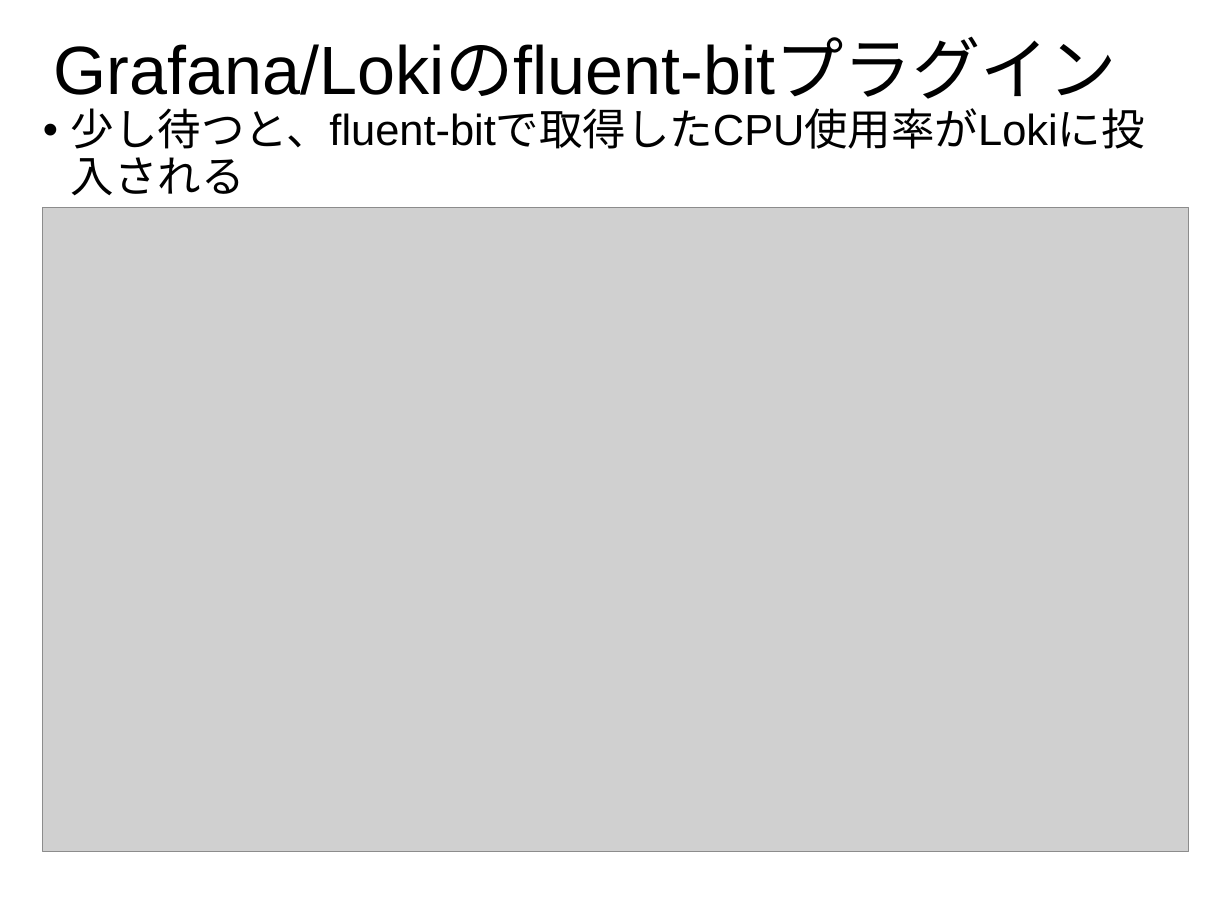
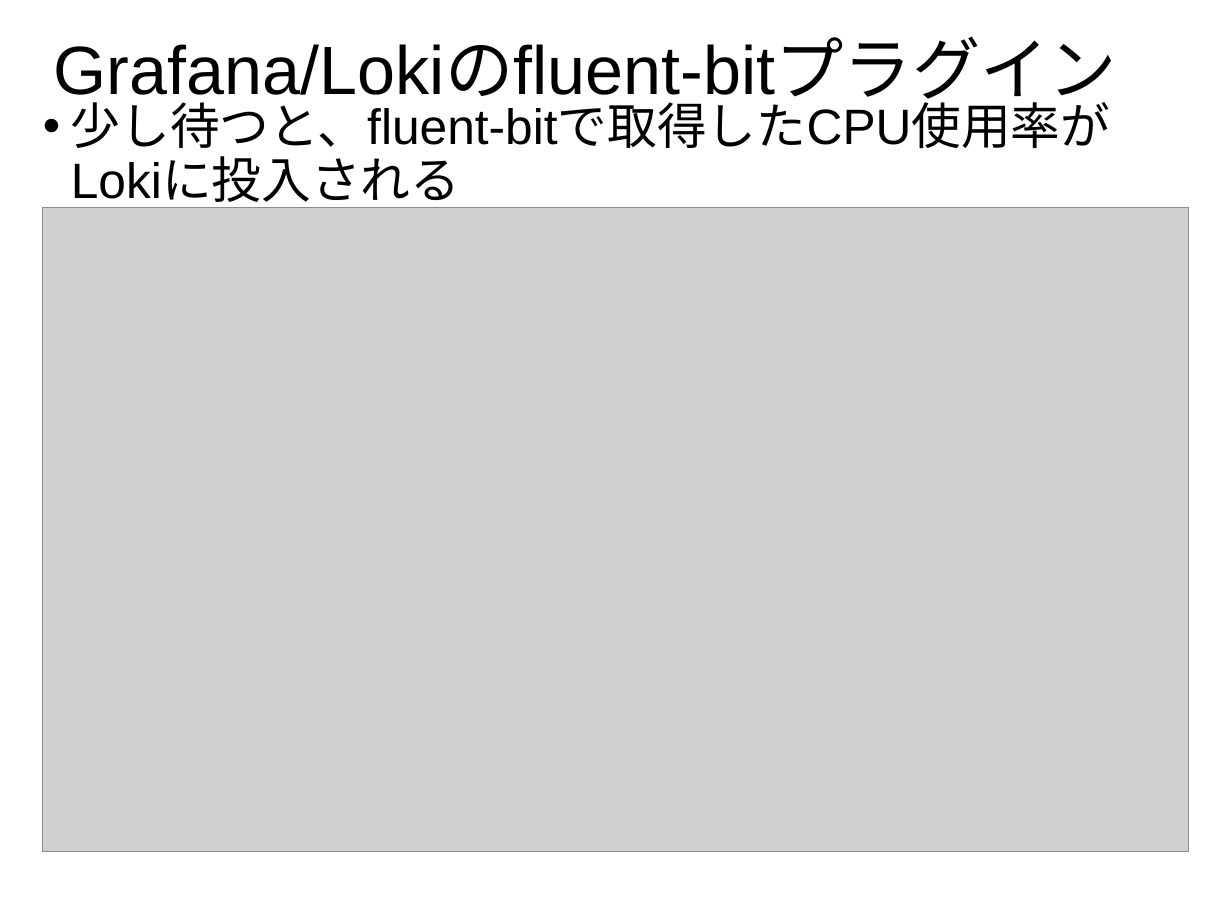
Before and after one commit to cosmo0920/prometheus_meetup_slide_20200115, a slide deck: slide 23 of Prometheus_meetup_slide.pptx. Drawn at 1232x924 pixels with LibreOffice and Linux fonts; fonts in the diff are those of the drawing; grey boxes stand for pictures; background and template pictures are left out. Boxes give left, top, right and bottom in pixels: in the first picture for what was removed or moved away, otherwise in the second. Text is boxed around its words. In the diff, an @@ line names an element or a change of style, - is before the commit and + after.

Commit message:
Fix slide style giltch

```diff
--- a/Prometheus_meetup_slide.pptx
+++ b/Prometheus_meetup_slide.pptx
@@ subtitle "少し待つと、fluent-bitで取得したCPU使用率がLokiに投入される" at (71, 94, 1110, 157): size 28 to 32 pt @@
```
Also in this commit, not shown: 5 other slides changed.
